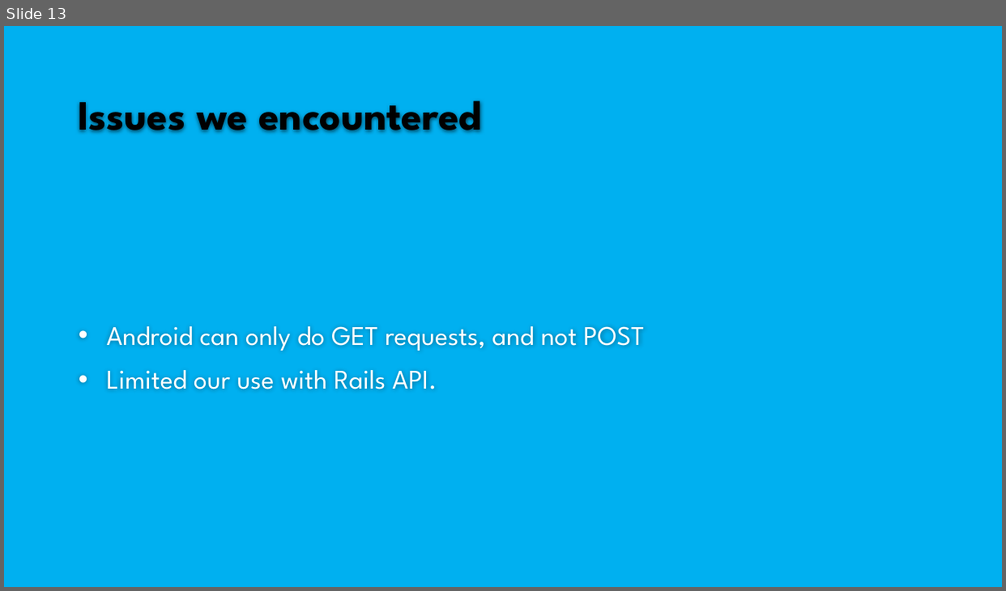
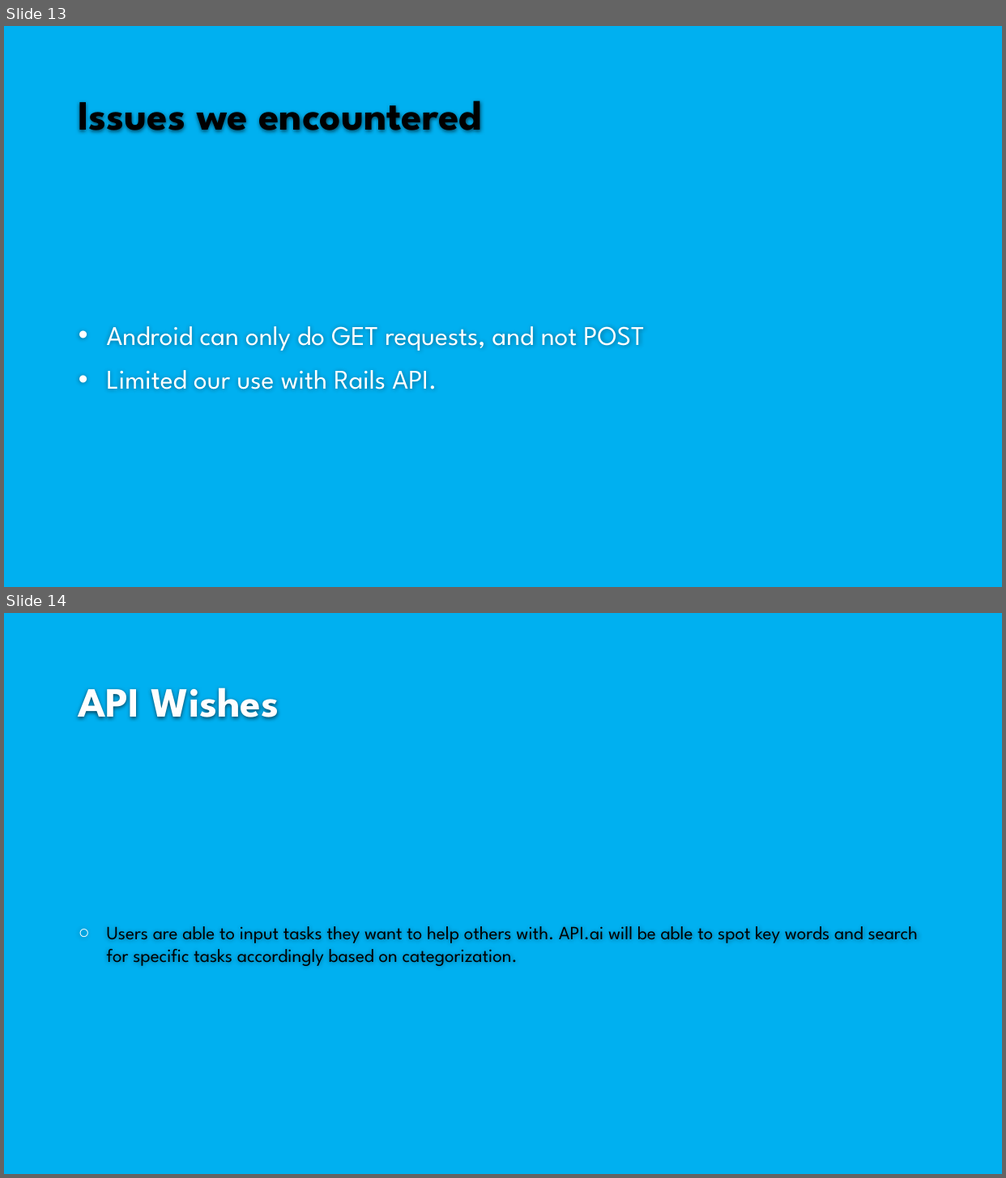
Before and after one commit to mintii/atKarma, a slide deck: atKarma Presentation_08272016.pptx. Shown one above the other, each under a label of ours: slide 13 before the commit, slides 13 and 14 after it. The pictures are 1006x591 and 1006x1178 pixels, drawn with LibreOffice and Linux fonts; fonts in the diff are those of the drawing; background and template pictures are left out. Boxes give left, top, right and bottom in pixels: in the first picture for what was removed or moved away, otherwise in the second. Text is boxed around its words. In the diff, an @@ line names an element or a change of style, - is before the commit and + after.

Commit message:
Update new slide on powerpoint

```diff
--- a/atKarma Presentation_08272016.pptx
+++ b/atKarma Presentation_08272016.pptx
@@ slide 14 added at [4, 613, 1002, 1174], background #00B0F0 @@
@@ title added at [78, 688, 279, 720], 40 pt, text #FEFEFE, bold @@
+API Wishes
@@ text added at [107, 926, 918, 966], 18 pt, text #000000 @@
+○ Users are able to input tasks they want to help others with. API.ai will be able to spot key words and search for specific tasks accordingly based on categorization.
```
